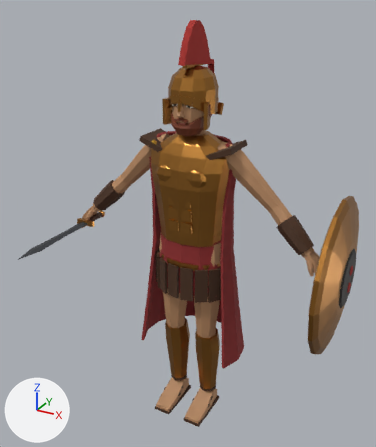
An edit to the glTF model Resource/Characters/Humanoid/Presets/CHR_ARES.glb, drawn before and after from the same camera.
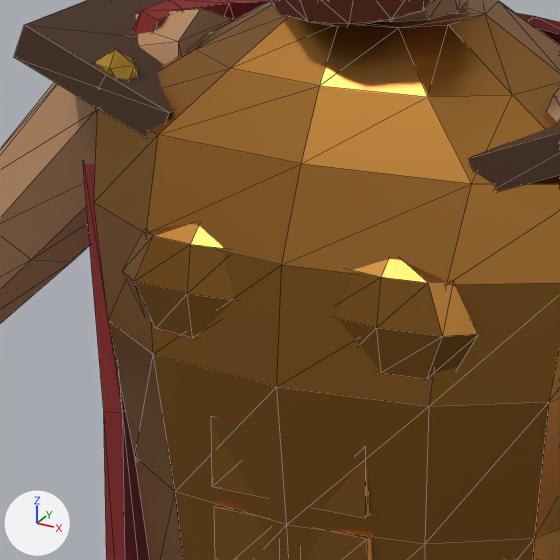
There are two pictures of each version: one whole from a camera (50 mm lens) standing at (1.147, -2.131, 2.187) and looking at (0.013, -0.07, 1.156), one close up on the part from 36% to 58% of the width and 30% to 48% of the height. Lighting does not change. The marker at lower left points along +X, +Y and +Z. The older version's two pictures come first. The close-ups show mesh edges as thin lines. Where no turn or scale is listed for an object, it has been applied to the vertices. Vertices at exactly the same position are counted once.

Names of what the first close-up shows: 'CHR_ARES.Arms_Bracers', 'CHR_ARES.Back_CapeLong', 'CHR_ARES.Beard_Short', 'CHR_ARES.Head_M', 'CHR_ARES.Torso_Cuirass_M'.
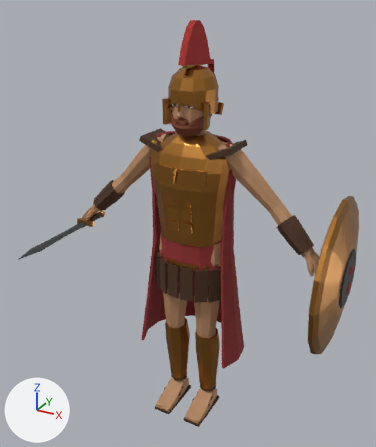
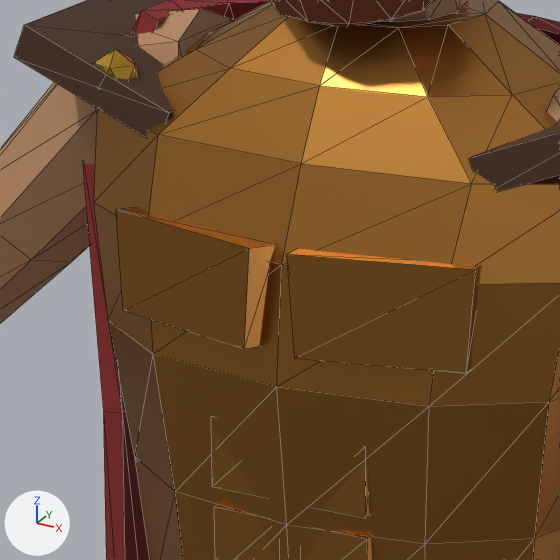
Changed parts and their boxes (x1, y1, x2, y2) in the close-ups (560 x 560 px):
part 1 of me_torso_cuirass_m_001, rebuilt
    before: (337, 259, 479, 379)
    after: (287, 248, 482, 373)
part 2 of me_torso_cuirass_m_001, rebuilt
    before: (123, 223, 235, 338)
    after: (116, 207, 275, 349)

Patch to the scene script:
```diff
--- a/Resource/Characters/Humanoid/Presets/CHR_ARES.glb.py
+++ b/Resource/Characters/Humanoid/Presets/CHR_ARES.glb.py
@@ me_torso_cuirass_m_001 @@
 # used by ob_chr_ares_torso_cuirass_m; location = (0.0, 0.0, 0.0)
-me_torso_cuirass_m_001.from_pydata(...)  # 260 vertices, 476 faces; spans x -0.244..0.244, y -0.146..0.137, z 1.06..1.59
+me_torso_cuirass_m_001.from_pydata(...)  # 224 vertices, 404 faces; spans x -0.244..0.244, y -0.156..0.137, z 1.06..1.59
+# me_torso_cuirass_m_001 part 1: the loose piece of 26 vertices spanning x 0.008..0.14, y -0.14..-0.098, z 1.362..1.458 is rebuilt with 8 vertices and now spans x 0.008..0.14, y -0.156..-0.099, z 1.381..1.456
+# me_torso_cuirass_m_001 part 2: the loose piece of 26 vertices spanning x -0.14..-0.008, y -0.14..-0.098, z 1.362..1.458 is rebuilt with 8 vertices and now spans x -0.14..-0.008, y -0.156..-0.099, z 1.381..1.456
 me_torso_cuirass_m_001.materials.append(mat_chr_ares_metal)
```
